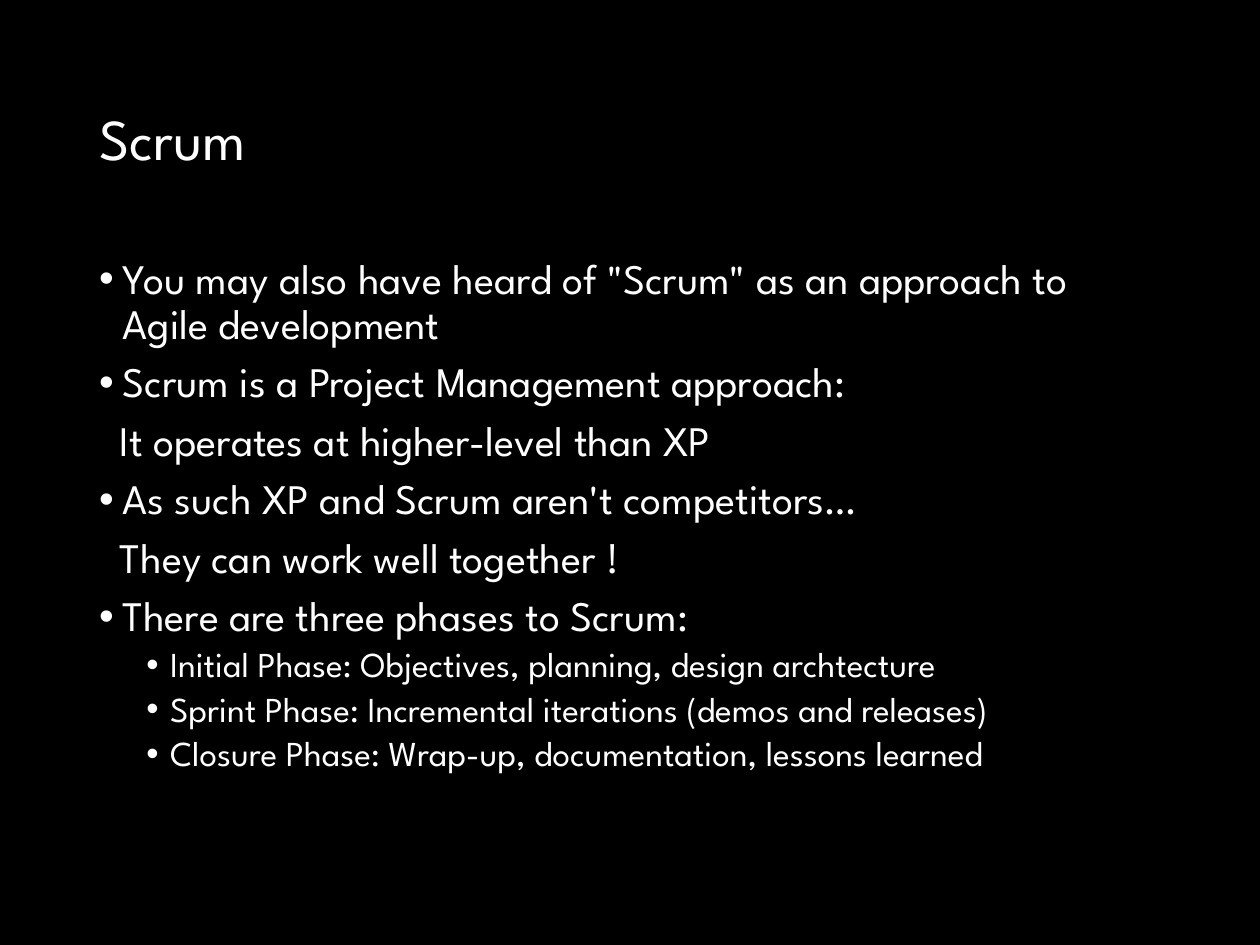
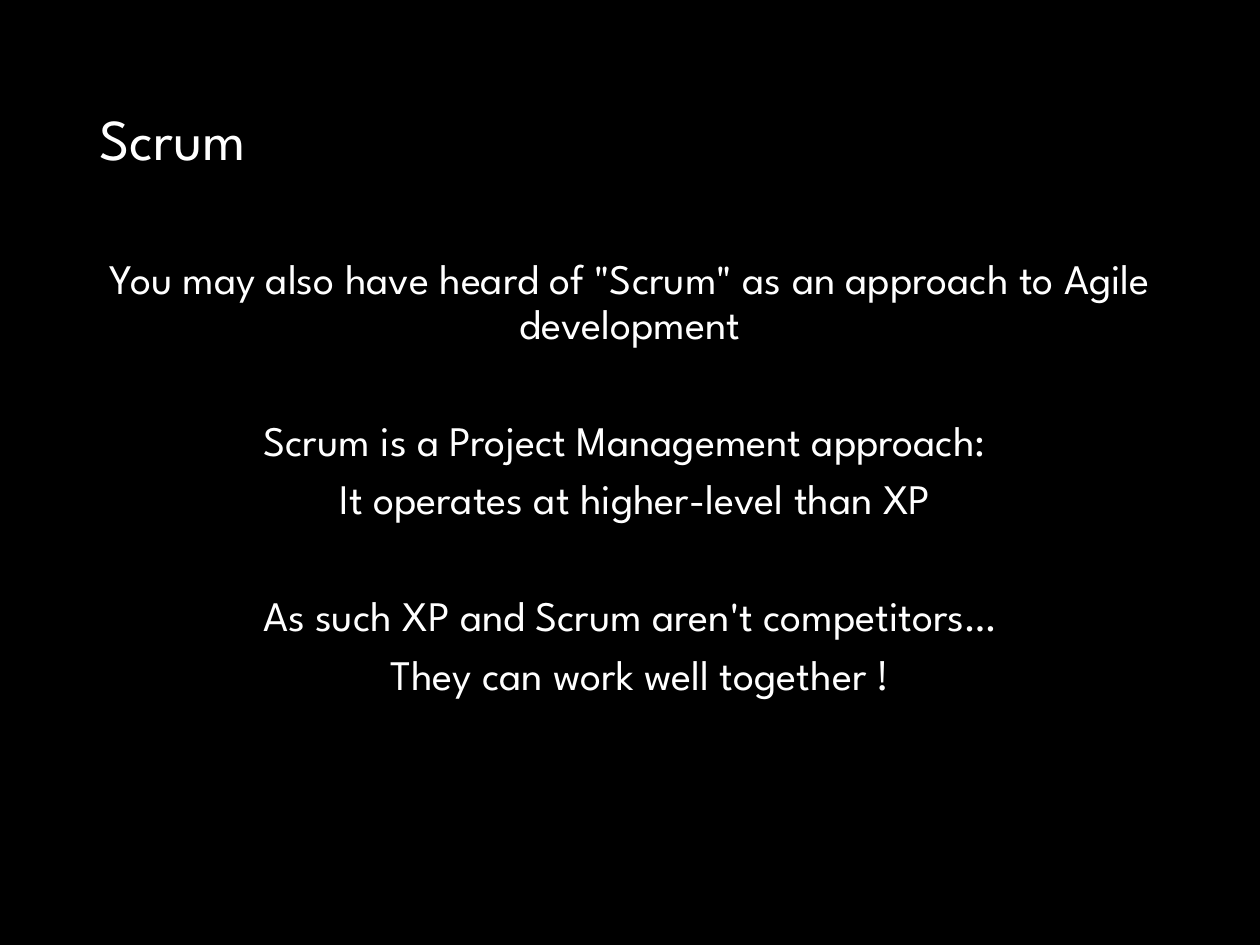
Before and after one commit to fossabot/SPE2018, a slide deck: slide 21 of Lecture Slides/04 Agile.pptx (slide 19 before the commit). Drawn at 1260x945 pixels with LibreOffice and Linux fonts; fonts in the diff are those of the drawing. Boxes give left, top, right and bottom in pixels: in the first picture for what was removed or moved away, otherwise in the second. Text is boxed around its words. In the diff, an @@ line names an element or a change of style, - is before the commit and + after.

```diff
--- a/Lecture Slides/04 Agile.pptx
+++ b/Lecture Slides/04 Agile.pptx
@@ text "You may also have heard ..." at bbox=[110, 264, 1150, 700]: alignment left to centre; bullet • to none @@
@@ text at bbox=[123, 602, 987, 774]: paragraphs removed @@
-• There are three phases to Scrum:
-  • Initial Phase: Objectives, planning, design archtecture
-  • Sprint Phase: Incremental iterations (demos and releases)
-  • Closure Phase: Wrap-up, documentation, lessons learned
```
Also in this commit, not shown: 16 other slides changed.
